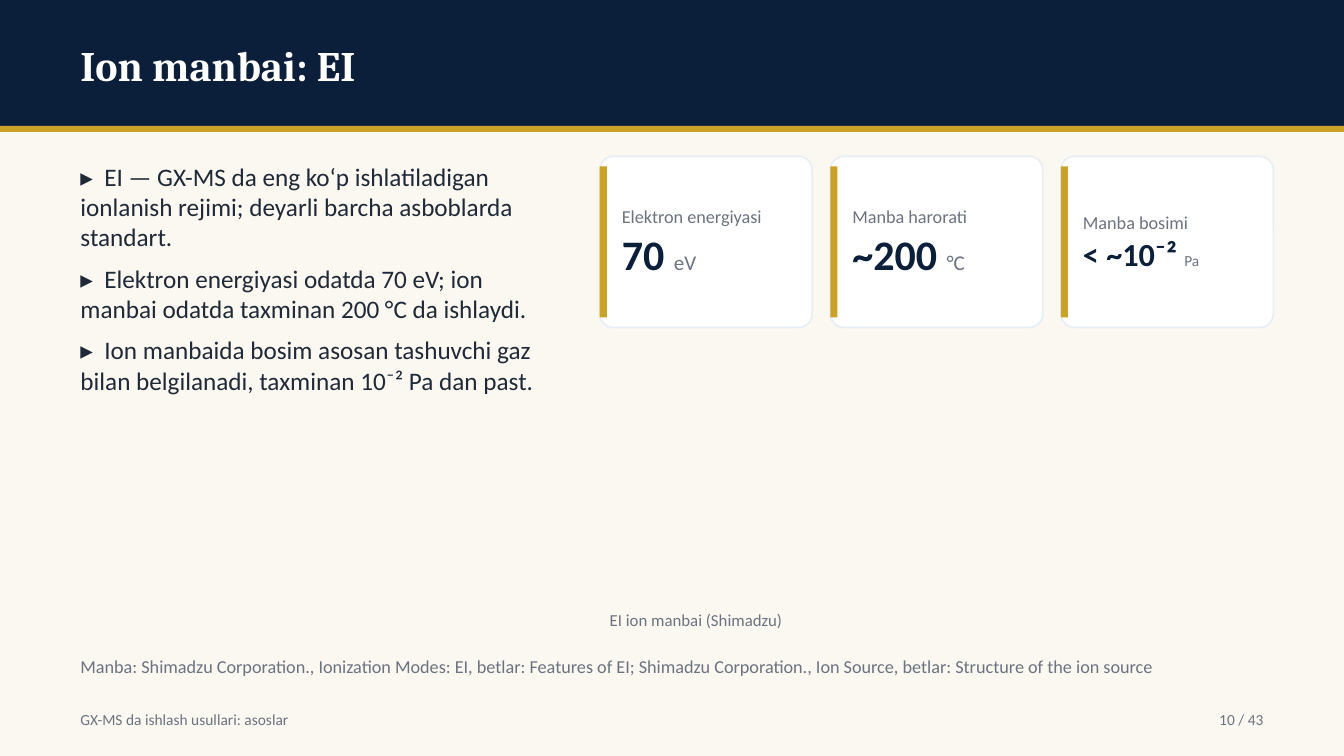
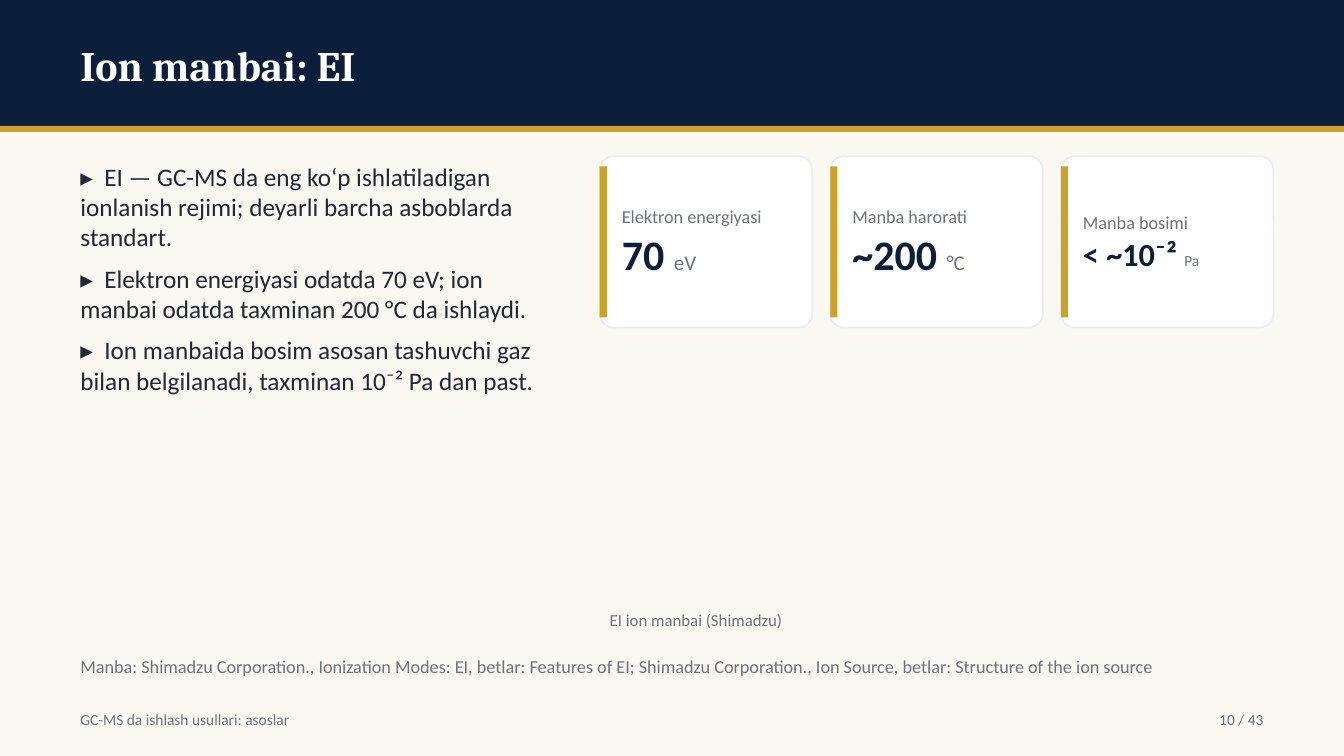
Before and after one commit to davlatsudekspert/forensic-expert, a slide deck: slide 10 of out/instr-03-gcms-asoslar.pptx. Drawn at 1344x756 pixels with LibreOffice and Linux fonts; fonts in the diff are those of the drawing. Boxes give left, top, right and bottom in pixels: in the first picture for what was removed or moved away, otherwise in the second. Text is boxed around its words. In the diff, an @@ line names an element or a change of style, - is before the commit and + after.

```diff
--- a/out/instr-03-gcms-asoslar.pptx
+++ b/out/instr-03-gcms-asoslar.pptx
@@ text at [80, 168, 512, 246]: text changed @@
-▸ EI — GX-MS da eng ko‘p ishlatiladigan ionlanish rejimi; deyarli barcha asboblarda standart.
+▸ EI — GC-MS da eng ko‘p ishlatiladigan ionlanish rejimi; deyarli barcha asboblarda standart.
@@ text at [80, 714, 289, 725]: text changed @@
-GX-MS da ishlash usullari: asoslar
+GC-MS da ishlash usullari: asoslar
```
Also in this commit, not shown: 42 other slides changed, 4 other files.
